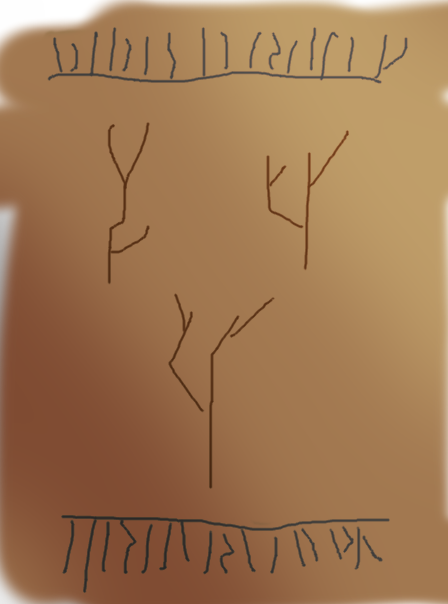
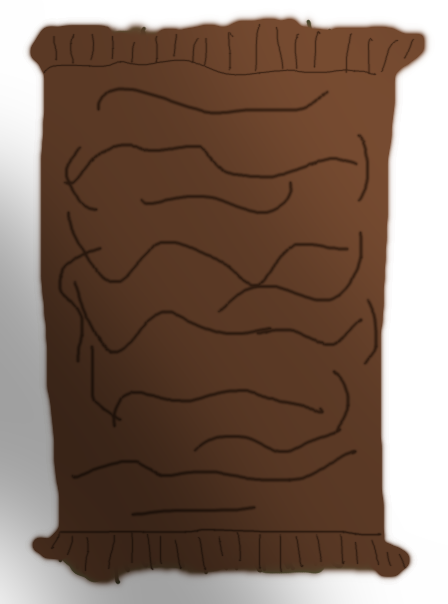
The second w=448, h=604 image is a revision of the first. Changes to its layers:
added group "Mud" with 3 layers above "Stick" over bbox(22, 8, 435, 595)
added layer "Lines #1" in group "Mud" over bbox(42, 23, 416, 574)
added layer "Layer #8" in group "Mud" over bbox(22, 8, 435, 595)
hid group "Stick" (3 layers) over bbox(0, 0, 448, 604)
showed group "Starter" (2 layers) over bbox(33, 19, 424, 585)
